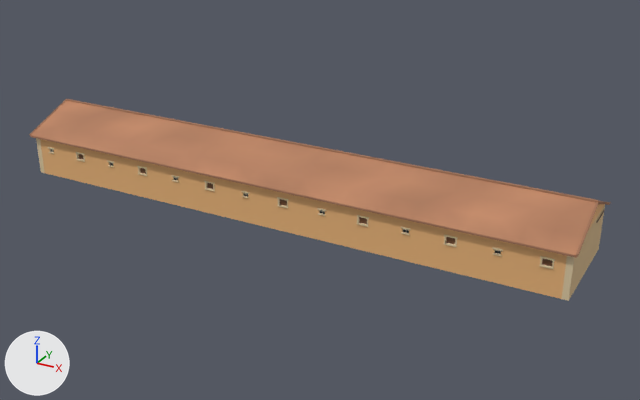
Two versions of the glTF model games/yorimichi/assets/belmonte/meshes/SM_BM_BE_2_Stables.glb, one commit apart.
Rendered twice from a 50 mm camera at (45.0, -86.4, 37.3) aimed at (4.9, -13.5, 0.9). Lighting does not change. The marker at lower left points along +X, +Y and +Z. The picture after the commit comes second. Vertices at exactly the same position are counted once.

Objects in the first picture: 'SM_BM_BE_2_Stables'.
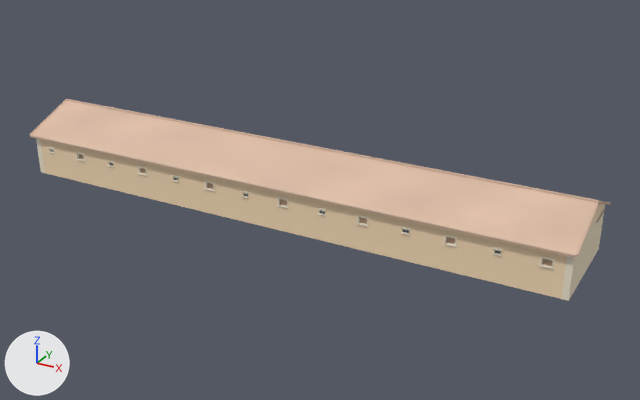
Pixel boxes [x1, y1, x2, y2] of what changed, in the pictures (640 x 400 px):
part 1 of me_sm_be_2_stables, recoloured (lighter)
    both: [29, 99, 611, 301]

What the commit changed:
me_sm_be_2_stables has 7398 vertices, 11214 faces and spans x -28.4..32.4, y -20.1..-7.9, z -0.3..6.8.
me_sm_be_2_stables is used by ob_sm_bm_be_2_stables; location (0.0, 0.0, 0.0).
me_sm_be_2_stables part 1: 11214 faces centred in x -28.4..32.4, y -20.1..-7.9, z -0.3..6.8 are repainted in the vertex colours; the middle colour goes from beige #e8b378 to beige #f5dab6.
